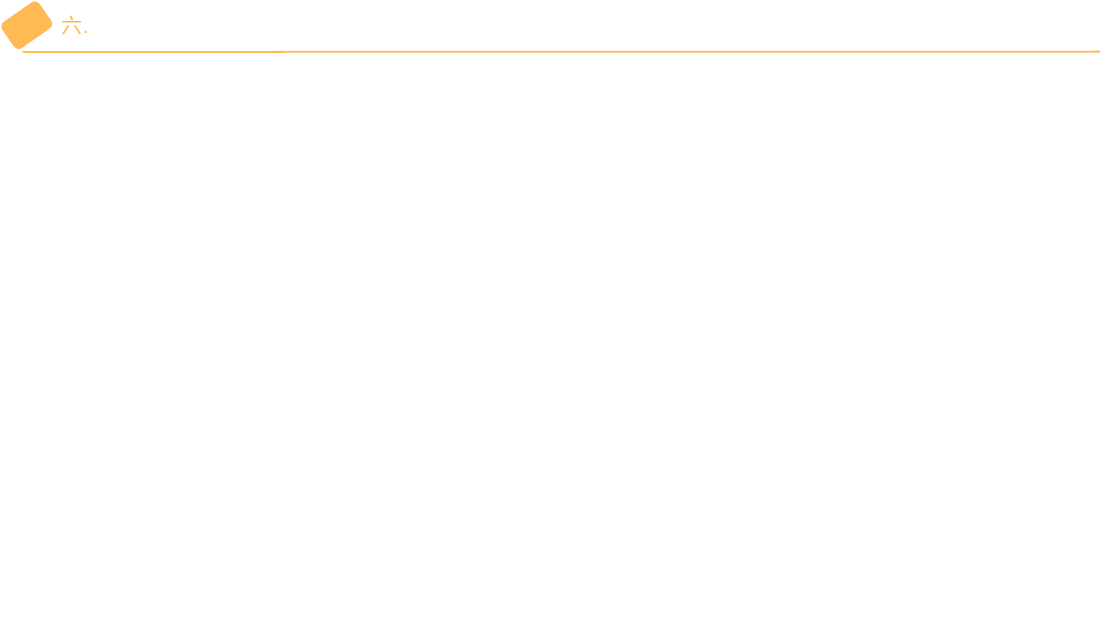
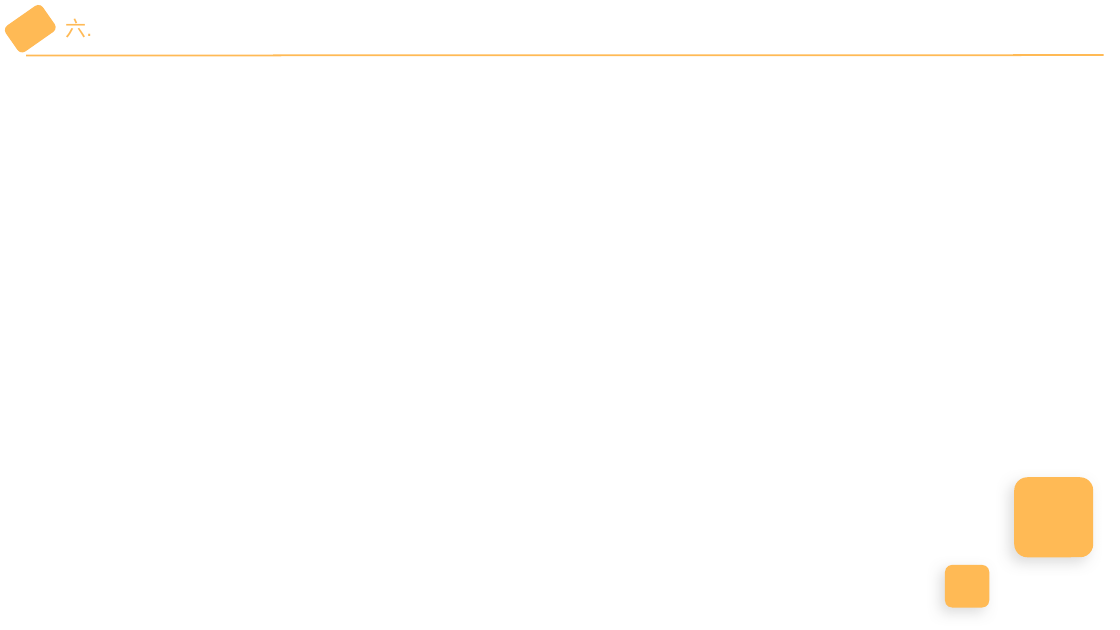
Before and after one commit to wu-yu-pei/graduation-design-file, a slide deck: slide 7 of 开题报告演讲PPT.pptx. Drawn at 1120x630 pixels with LibreOffice and Linux fonts; fonts in the diff are those of the drawing. Boxes give left, top, right and bottom in pixels: in the first picture for what was removed or moved away, otherwise in the second. Text is boxed around its words. In the diff, an @@ line names an element or a change of style, - is before the commit and + after.

```diff
--- a/开题报告演讲PPT.pptx
+++ b/开题报告演讲PPT.pptx
@@ rounded rectangle: place and size @@
-rounded rectangle at (0, 0, 54, 50)
+rounded rectangle at (4, 3, 58, 54)
@@ line moved from (23, 52) - (1101, 51) to (26, 55) - (1104, 55) @@
@@ rounded rectangle added at (1014, 477, 1093, 557), fill #FFBA55 @@
@@ rounded rectangle added at (945, 565, 990, 608), fill #FFBA55 @@
```
Also in this commit, not shown: 1 other slide changed, 5 slides added, 5 slides removed, 1 other file.
